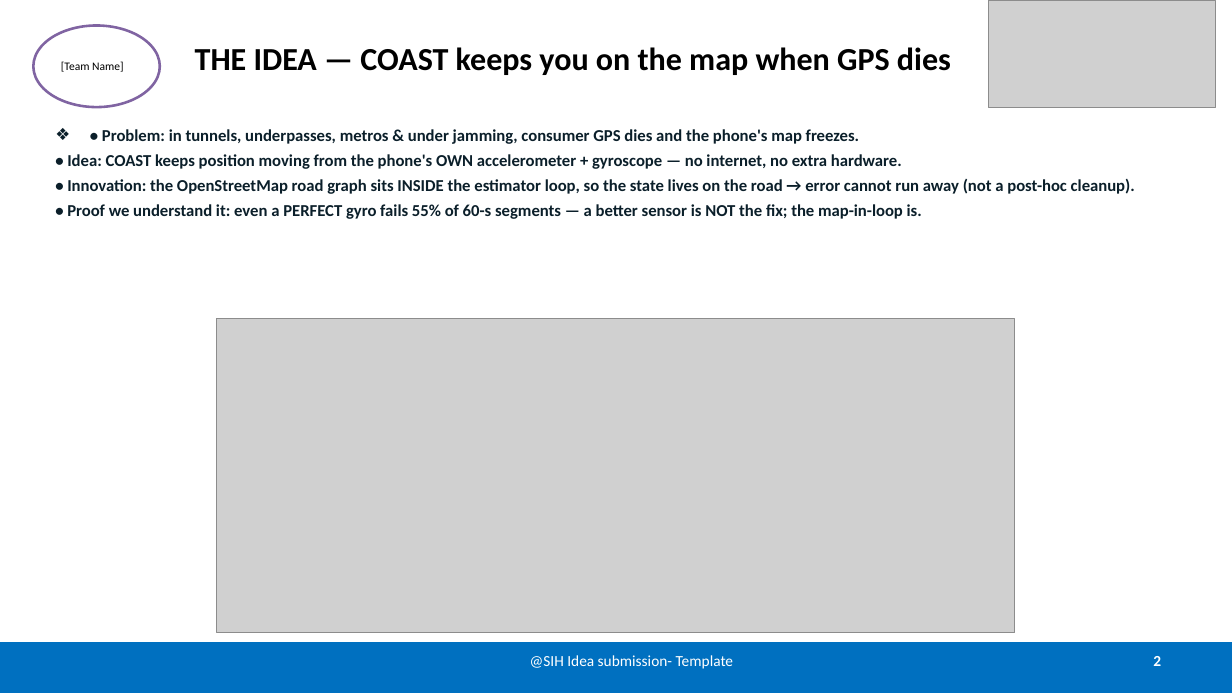
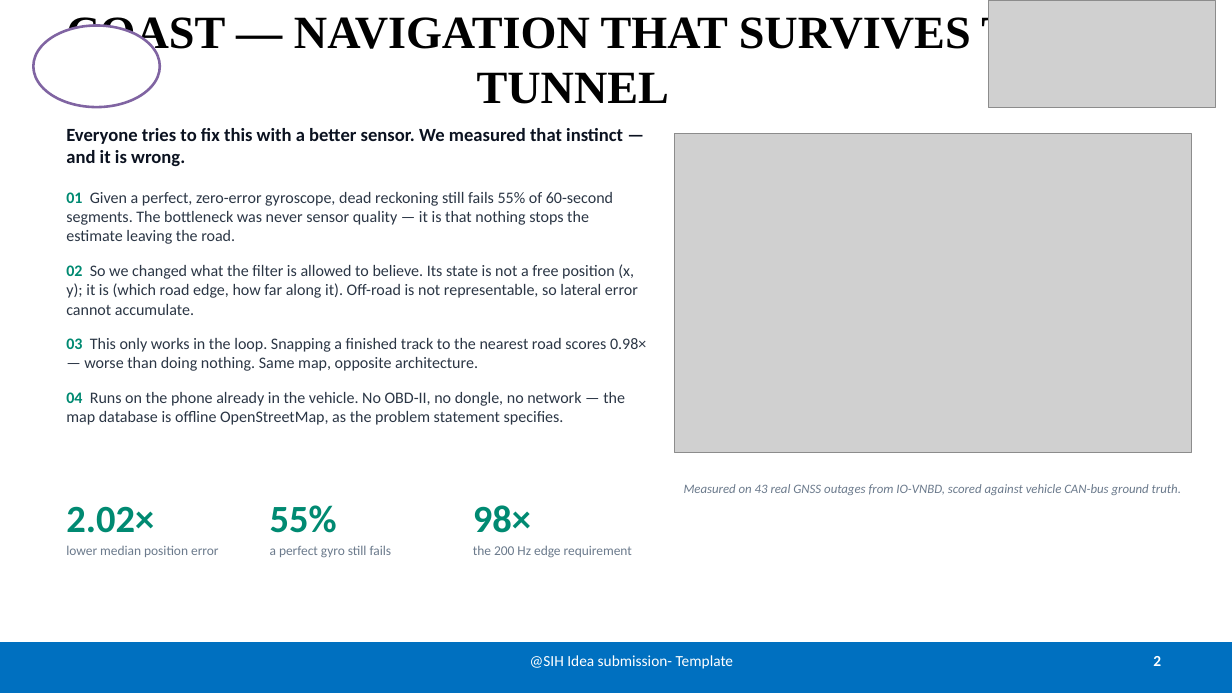
Before and after one commit to dhruva137/coast-, a slide deck: slide 2 of final_demo_pitch/ppt_assets/COAST_SIH2026_IDEA.pptx. Drawn at 1232x693 pixels with LibreOffice and Linux fonts; fonts in the diff are those of the drawing; grey boxes stand for pictures. Boxes give left, top, right and bottom in pixels: in the first picture for what was removed or moved away, otherwise in the second. Text is boxed around its words. In the diff, an @@ line names an element or a change of style, - is before the commit and + after.

```diff
--- a/final_demo_pitch/ppt_assets/COAST_SIH2026_IDEA.pptx
+++ b/final_demo_pitch/ppt_assets/COAST_SIH2026_IDEA.pptx
@@ title at bbox=[66, 12, 1078, 104]: text changed; size 25 to 36 pt; font Calibri to Times New Roman @@
-THE IDEA — COAST keeps you on the map when GPS dies
+COAST — NAVIGATION THAT SURVIVES THE TUNNEL
@@ text in ellipse at bbox=[61, 61, 124, 72]: text removed @@
-[Team Name]
@@ text at bbox=[66, 128, 623, 166]: text changed; size 13 to 14.5 pt; text colour #0B1F2A to #0B1220 @@
-❖ • Problem: in tunnels, underpasses, metros & under jamming, consumer GPS dies and the phone's map freezes.
-• Idea: COAST keeps position moving from the phone's OWN accelerometer + gyroscope — no internet, no extra hardware.
-• Innovation: the OpenStreetMap road graph sits INSIDE the estimator loop, so the state lives on the road → error cannot run away (not a post-hoc cleanup).
-• Proof we understand it: even a PERFECT gyro fails 55% of 60-s segments — a better sensor is NOT the fix; the map-in-loop is.
+Everyone tries to fix this with a better sensor. We measured that instinct — and it is wrong.
@@ picture added at bbox=[675, 134, 1192, 453] @@
@@ text added at bbox=[66, 192, 646, 425], 12.5 pt, text #2B3645 @@
+01 Given a perfect, zero-error gyroscope, dead reckoning still fails 55% of 60-second segments. The bottleneck was never sensor quality — it is that nothing stops the estimate leaving the road.
+02 So we changed what the filter is allowed to believe. Its state is not a free position (x, y); it is (which road edge, how far along it). Off-road is not representable, so lateral error cannot accumulate.
+03 This only works in the loop. Snapping a finished track to the nearest road scores 0.98× — worse than doing nothing. Same map, opposite architecture.
+04 Runs on the phone already in the vehicle. No OBD-II, no dongle, no network — the map database is offline OpenStreetMap, as the problem statement specifies.
@@ picture removed at bbox=[217, 319, 1016, 633] @@
@@ text added at bbox=[66, 506, 218, 557], 10.5 pt, text #6B7A8C @@
+2.02×
+lower median position error
@@ text added at bbox=[270, 505, 392, 557], 10.5 pt, text #6B7A8C @@
+55%
+a perfect gyro still fails
@@ text added at bbox=[473, 505, 632, 557], 10.5 pt, text #6B7A8C @@
+98×
+the 200 Hz edge requirement
@@ text added at bbox=[684, 484, 1181, 495], 10 pt, text #6B7A8C, italic @@
+Measured on 43 real GNSS outages from IO-VNBD, scored against vehicle CAN-bus ground truth.
```
Also in this commit, not shown: 5 other slides changed, 7 other files.
